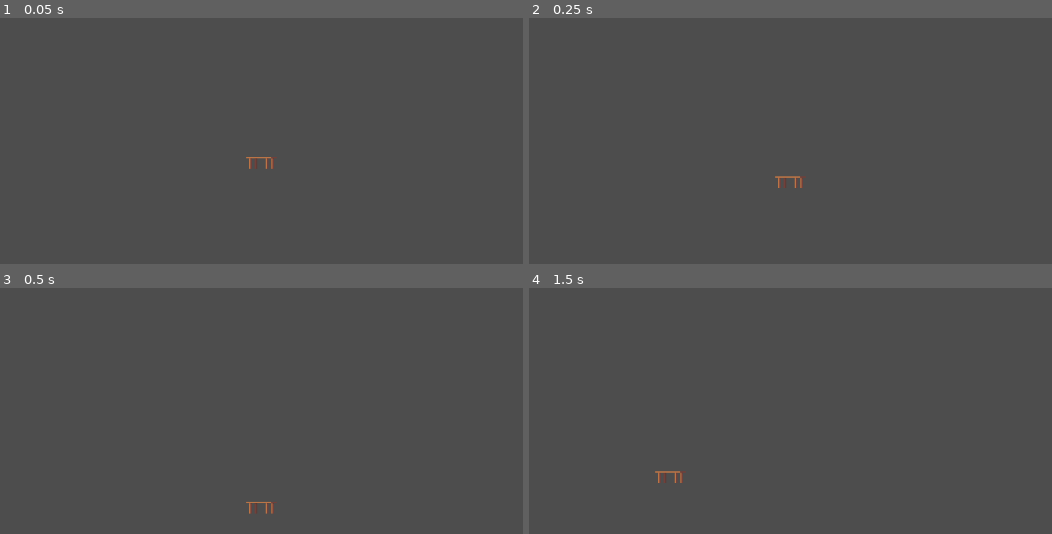
Above: before the commit, frames 1-4 (two rows, left to right).
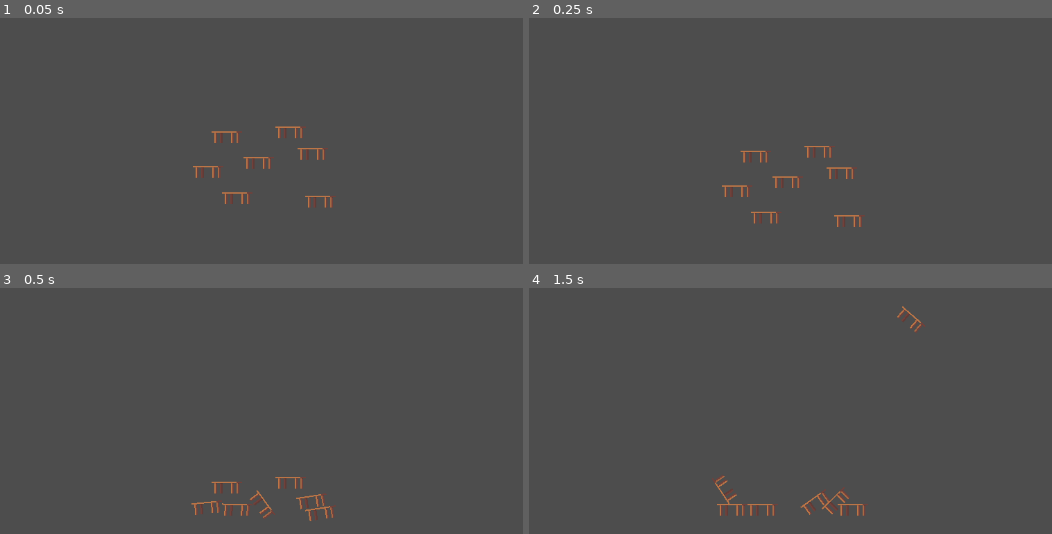
Above: after the commit, the same moments.

Repository: Deal-With-the-Dev/gmtk2024
Game: Godot game, scene res://scenes/game.tscn
Two runs of this game, one before a commit and one after it. Both use one fixed random seed, a clock stepped at 60 frames per second and the inputs below.
Inputs (mouse positions are in pixels of both pictures, inside the frame that each line leads up to):
- Up to frame 1 (0.05 s): no input
- Up to frame 2 (0.25 s): no input
- Up to frame 3 (0.5 s): no input
- Up to frame 4 (1.5 s): drag from (790, 506) to (868, 334) at 0.52 s; drag from (628, 455) to (748, 521) at 1.27 s

The runs differ from the first frame. In frame 1, 0.9% of the frame differs, in the area x 36-65%, y 43-78%; in frame 2, 0.8%; in frame 3, 0.8%; in frame 4, 0.9%, in the area x 24-76%, y 7-93%.

Commit message:
pickable_tables

Diff:
--- /dev/null
+++ b/scenes/game.gd
@@ -0,0 +1,18 @@
+extends Node2D
+
+var held_object = null
+
+func _ready():
+	for node in get_tree().get_nodes_in_group("pickable"):
+		node.clicked.connect(_on_pickable_clicked)
+
+func _on_pickable_clicked(object):
+	if !held_object:
+		object.pickup()
+		held_object = object
+
+func _unhandled_input(event):
+	if event is InputEventMouseButton and event.button_index == MOUSE_BUTTON_LEFT:
+		if held_object and !event.pressed:
+			held_object.drop(Input.get_last_mouse_velocity())
+			held_object = null
--- a/scenes/game.tscn
+++ b/scenes/game.tscn
@@ -1,19 +1,42 @@
-[gd_scene load_steps=3 format=3 uid="uid://b8m5nior74lig"]
+[gd_scene load_steps=4 format=3 uid="uid://b8m5nior74lig"]
 
 [ext_resource type="PackedScene" uid="uid://cfa7372g6u5qn" path="res://scenes/table0.tscn" id="1_1eqs3"]
+[ext_resource type="Script" path="res://scenes/game.gd" id="1_qtgp3"]
 
 [sub_resource type="RectangleShape2D" id="RectangleShape2D_86jqc"]
 size = Vector2(1157, 20)
 
 [node name="Game" type="Node2D"]
+script = ExtResource("1_qtgp3")
 
 [node name="Camera2D" type="Camera2D" parent="."]
 
-[node name="RigidBody2D" parent="." instance=ExtResource("1_1eqs3")]
-
 [node name="StaticBody2D" type="StaticBody2D" parent="."]
-position = Vector2(1, 128)
+position = Vector2(7, 132)
 
 [node name="CollisionShape2D" type="CollisionShape2D" parent="StaticBody2D"]
-position = Vector2(-2, -2)
+position = Vector2(0, -2)
 shape = SubResource("RectangleShape2D_86jqc")
+
+[node name="Furniture" type="Node" parent="."]
+
+[node name="table" parent="Furniture" groups=["pickable"] instance=ExtResource("1_1eqs3")]
+position = Vector2(-4, 0)
+
+[node name="table2" parent="Furniture" groups=["pickable"] instance=ExtResource("1_1eqs3")]
+position = Vector2(-35, 51)
+
+[node name="table3" parent="Furniture" groups=["pickable"] instance=ExtResource("1_1eqs3")]
+position = Vector2(85, 56)
+
+[node name="table4" parent="Furniture" groups=["pickable"] instance=ExtResource("1_1eqs3")]
+position = Vector2(-77, 13)
+
+[node name="table5" parent="Furniture" groups=["pickable"] instance=ExtResource("1_1eqs3")]
+position = Vector2(74, -13)
+
+[node name="table6" parent="Furniture" groups=["pickable"] instance=ExtResource("1_1eqs3")]
+position = Vector2(42, -44)
+
+[node name="table7" parent="Furniture" groups=["pickable"] instance=ExtResource("1_1eqs3")]
+position = Vector2(-50, -37)
--- a/scenes/table0.tscn
+++ b/scenes/table0.tscn
@@ -3,11 +3,12 @@
 [ext_resource type="Texture2D" uid="uid://cv6rf3rk8sa5k" path="res://assets/Untitled 17.png" id="1_k84bp"]
 [ext_resource type="Script" path="res://scenes/table_0.gd" id="1_uxixw"]
 
-[sub_resource type="RectangleShape2D" id="RectangleShape2D_c04og"]
-size = Vector2(44, 17)
+[sub_resource type="PhysicsMaterial" id="PhysicsMaterial_hvini"]
+bounce = 0.19
 
-[node name="RigidBody2D" type="RigidBody2D"]
+[node name="table0" type="RigidBody2D"]
 input_pickable = true
+physics_material_override = SubResource("PhysicsMaterial_hvini")
 script = ExtResource("1_uxixw")
 
 [node name="Sprite2D" type="Sprite2D" parent="."]
@@ -15,5 +16,7 @@
 region_enabled = true
 region_rect = Rect2(0, 63, 44, 17)
 
-[node name="CollisionShape2D" type="CollisionShape2D" parent="."]
-shape = SubResource("RectangleShape2D_c04og")
+[node name="CollisionPolygon2D" type="CollisionPolygon2D" parent="."]
+polygon = PackedVector2Array(-22, -4.5, -20, -4.5, -20, 8.5, -4, 8.5, -4, -4.5, 4, -4.5, 4, 8.5, 20, 8.5, 20, -4.5, 22, -4.5, 22, -8.5, -22, -8.5)
+
+[connection signal="input_event" from="." to="." method="_on_input_event"]
--- a/scenes/table_0.gd
+++ b/scenes/table_0.gd
@@ -1,13 +1,26 @@
 extends RigidBody2D
 
-var can_grab = false
-var grabbed_offset = Vector2()
+signal clicked
 
-func _input_event(viewport, event, shape_idx):
-	if event is InputEventMouseButton:
-		can_grab = event.pressed
-		grabbed_offset = position - get_global_mouse_position()
+var held = false
 
-func _process(delta):
-	if Input.is_mouse_button_pressed(MOUSE_BUTTON_LEFT) and can_grab:
-		position = get_global_mouse_position() + grabbed_offset
+func _on_input_event(viewport, event, shape_idx):
+	if event is InputEventMouseButton and event.button_index == MOUSE_BUTTON_LEFT:
+		if event.pressed:
+			clicked.emit(self)
+
+func _physics_process(delta):
+	if held:
+		global_transform.origin = get_global_mouse_position()
+
+func pickup():
+	if held:
+		return
+	freeze = true
+	held = true
+
+func drop(impulse=Vector2.ZERO):
+	if held:
+		freeze = false
+		apply_central_impulse(impulse)
+		held = false
